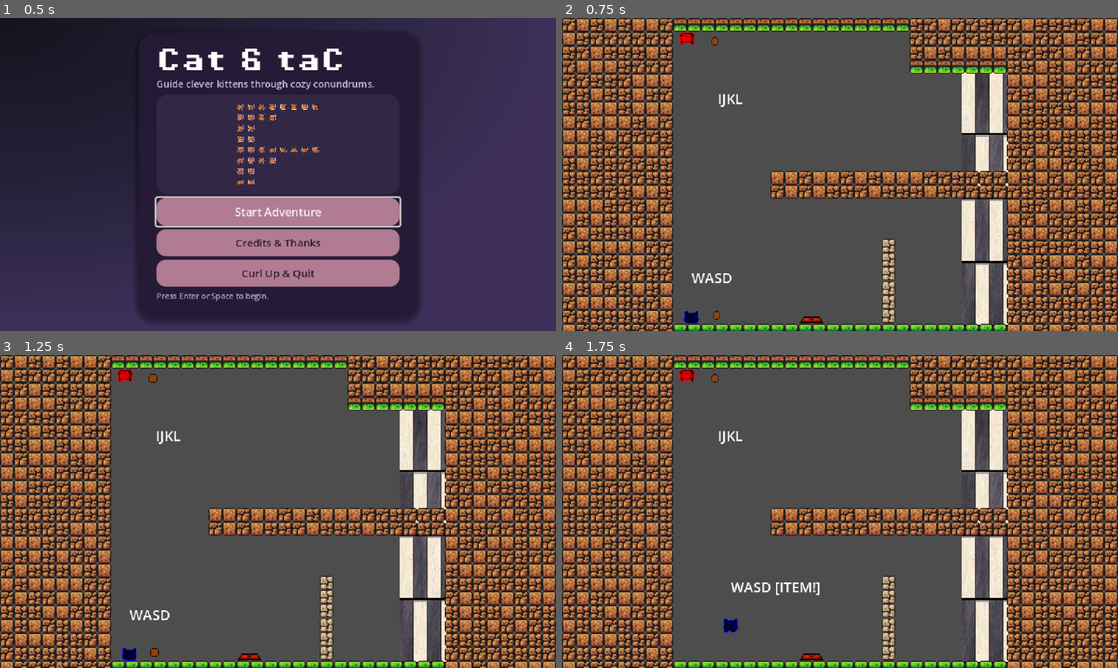
Above: before the commit, frames 1-4 (two rows, left to right).
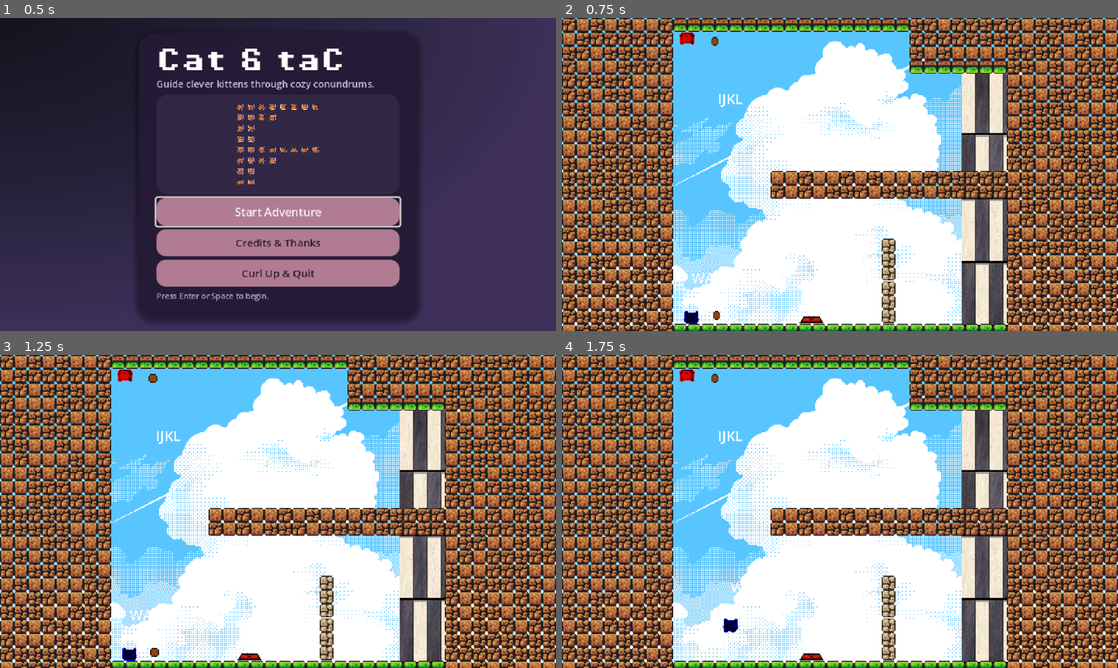
Above: after the commit, the same moments.

Repository: Gosuniak/CC5408-MonoQLDev
Game: Godot game, scene res://ui/main_menu.tscn
Same seed, same stepped clock (60 frames per second), same inputs: the game is played once before the commit and once after it.
Inputs:
- Up to frame 1 (0.5 s): no input
- Up to frame 2 (0.75 s): click "Start Adventure" at 0.5 s
- Up to frame 3 (1.25 s): no input
- Up to frame 4 (1.75 s): tap Enter (ui_accept) at 1.25 s; hold D (jugador1_derecha) from 1.28 s (still down); tap S (jugador1_accion) at 1.35 s; tap W (jugador1_saltar) at 1.52 s

Frame 1 is identical in both runs. In frame 2, 46% of the frame differs, in the area x 0-100%, y 0-99%; in frame 3, 46%; in frame 4, 46%.

Commit message:
Chore: add backgrounds for each level

Diff:
--- /dev/null
+++ b/scenes/fondo.tscn
@@ -0,0 +1,15 @@
+[gd_scene load_steps=2 format=3 uid="uid://bv0ri3wrdhwti"]
+
+[ext_resource type="Script" uid="uid://biv7qshbraqkh" path="res://scripts/fondo.gd" id="1_j6jja"]
+
+[node name="Fondo" type="CanvasLayer"]
+layer = -1
+script = ExtResource("1_j6jja")
+
+[node name="ImagenFondo" type="TextureRect" parent="."]
+anchors_preset = 15
+anchor_right = 1.0
+anchor_bottom = 1.0
+grow_horizontal = 2
+grow_vertical = 2
+stretch_mode = 6
--- a/scenes/nivel1.tscn
+++ b/scenes/nivel1.tscn
@@ -1,7 +1,9 @@
-[gd_scene load_steps=12 format=4 uid="uid://cgfqyw8uotwom"]
+[gd_scene load_steps=14 format=4 uid="uid://cgfqyw8uotwom"]
 
 [ext_resource type="PackedScene" uid="uid://dqqjjdfrm8480" path="res://ui/game_over_menu.tscn" id="1_27y2h"]
+[ext_resource type="PackedScene" uid="uid://bv0ri3wrdhwti" path="res://scenes/fondo.tscn" id="1_nkjvb"]
 [ext_resource type="PackedScene" uid="uid://i2dvjgefufar" path="res://ui/pause_menu.tscn" id="2_1ilxn"]
+[ext_resource type="Texture2D" uid="uid://bq5ltjkak24w4" path="res://assets/backgrounds/fondo4.png" id="2_kkeat"]
 [ext_resource type="PackedScene" uid="uid://c61jjaybhl2kk" path="res://ui/victory_menu.tscn" id="3_smo16"]
 [ext_resource type="TileSet" uid="uid://cy8edx7k0ipbs" path="res://assets/tilemap_platform.tres" id="5_ma4t3"]
 [ext_resource type="PackedScene" uid="uid://jk6lawq8xufx" path="res://scenes/player_bottom.tscn" id="5_smo16"]
@@ -13,6 +15,9 @@
 [ext_resource type="PackedScene" uid="uid://enac381ne0b0" path="res://scenes/caja_madera.tscn" id="11_nkjvb"]
 
 [node name="Nivel1" type="Node2D"]
+
+[node name="Fondo" parent="." instance=ExtResource("1_nkjvb")]
+textura_personalizada = ExtResource("2_kkeat")
 
 [node name="GameOverMenu" parent="." instance=ExtResource("1_27y2h")]
 
--- a/scenes/nivel2.tscn
+++ b/scenes/nivel2.tscn
@@ -1,7 +1,9 @@
-[gd_scene load_steps=13 format=4 uid="uid://bfsk8eoumtqmj"]
+[gd_scene load_steps=15 format=4 uid="uid://bfsk8eoumtqmj"]
 
+[ext_resource type="PackedScene" uid="uid://bv0ri3wrdhwti" path="res://scenes/fondo.tscn" id="1_o066t"]
 [ext_resource type="TileSet" uid="uid://ckruo8fahvgwu" path="res://assets/tilemap_ground.tres" id="1_tf8lp"]
 [ext_resource type="TileSet" uid="uid://bms42ukdtb45t" path="res://assets/spikes_tilemap.tres" id="2_4wggy"]
+[ext_resource type="Texture2D" uid="uid://daeesyfhnxkc" path="res://assets/backgrounds/fondo5.png" id="2_o066t"]
 [ext_resource type="PackedScene" uid="uid://cses64j75up8y" path="res://scenes/player_top.tscn" id="3_4hvoh"]
 [ext_resource type="PackedScene" uid="uid://jk6lawq8xufx" path="res://scenes/player_bottom.tscn" id="4_lnpbi"]
 [ext_resource type="PackedScene" uid="uid://8x722qu4gujo" path="res://scenes/item.tscn" id="5_wf547"]
@@ -14,6 +16,9 @@
 [ext_resource type="PackedScene" uid="uid://c61jjaybhl2kk" path="res://ui/victory_menu.tscn" id="12_o066t"]
 
 [node name="Nivel2" type="Node2D"]
+
+[node name="Fondo" parent="." instance=ExtResource("1_o066t")]
+textura_personalizada = ExtResource("2_o066t")
 
 [node name="TileMapLayer" type="TileMapLayer" parent="."]
 tile_map_data = PackedByteArray("AAAAAAAAAAAAAAEAAgABAAAAAAAAAAEAAgACAAAAAAABAAAAAgADAAAAAAABAAEAAgAEAAAAAAABAAEAAgAFAA …(6960 unchanged characters)…
--- a/scenes/nivel3.tscn
+++ b/scenes/nivel3.tscn
@@ -1,7 +1,9 @@
-[gd_scene load_steps=13 format=4 uid="uid://qhrida7lnt6f"]
+[gd_scene load_steps=15 format=4 uid="uid://qhrida7lnt6f"]
 
 [ext_resource type="TileSet" uid="uid://cy8edx7k0ipbs" path="res://assets/tilemap_platform.tres" id="1_420o1"]
+[ext_resource type="PackedScene" uid="uid://bv0ri3wrdhwti" path="res://scenes/fondo.tscn" id="1_m2eqm"]
 [ext_resource type="PackedScene" uid="uid://rh3ykb6m4myc" path="res://scenes/zona_victoria.tscn" id="2_27ws7"]
+[ext_resource type="Texture2D" uid="uid://l36swyi7rsny" path="res://assets/backgrounds/fondo3.png" id="2_wga1w"]
 [ext_resource type="PackedScene" uid="uid://dtwhy7s72trqm" path="res://scenes/switch.tscn" id="3_25hrh"]
 [ext_resource type="PackedScene" uid="uid://jk6lawq8xufx" path="res://scenes/player_bottom.tscn" id="4_gcwk2"]
 [ext_resource type="PackedScene" uid="uid://cses64j75up8y" path="res://scenes/player_top.tscn" id="5_l75tp"]
@@ -14,6 +16,9 @@
 [ext_resource type="PackedScene" uid="uid://b308f71klvuoi" path="res://scenes/PlataformaVidrio.tscn" id="12_wga1w"]
 
 [node name="Nivel3" type="Node2D"]
+
+[node name="Fondo" parent="." instance=ExtResource("1_m2eqm")]
+textura_personalizada = ExtResource("2_wga1w")
 
 [node name="TileMapLayer" type="TileMapLayer" parent="."]
 tile_map_data = PackedByteArray("AAAHABYAAAABAAEAAgAHABUAAAABAAAAAgAHABQAAAABAAEAAgAHABMAAAABAAAAAgAHABIAAAABAAAAAgAHAB …(6880 unchanged characters)…
--- a/scenes/nivel4.tscn
+++ b/scenes/nivel4.tscn
@@ -1,7 +1,9 @@
-[gd_scene load_steps=16 format=4 uid="uid://v1xowpht3unu"]
+[gd_scene load_steps=18 format=4 uid="uid://v1xowpht3unu"]
 
+[ext_resource type="PackedScene" uid="uid://bv0ri3wrdhwti" path="res://scenes/fondo.tscn" id="1_tect4"]
 [ext_resource type="TileSet" uid="uid://cy8edx7k0ipbs" path="res://assets/tilemap_platform.tres" id="1_ustk4"]
 [ext_resource type="PackedScene" uid="uid://rh3ykb6m4myc" path="res://scenes/zona_victoria.tscn" id="2_63s1x"]
+[ext_resource type="Texture2D" uid="uid://bv2vlgwmqinpj" path="res://assets/backgrounds/fondo1.png" id="2_eyrgt"]
 [ext_resource type="TileSet" uid="uid://bms42ukdtb45t" path="res://assets/spikes_tilemap.tres" id="3_imus7"]
 [ext_resource type="PackedScene" uid="uid://i2dvjgefufar" path="res://ui/pause_menu.tscn" id="4_udej7"]
 [ext_resource type="PackedScene" uid="uid://c61jjaybhl2kk" path="res://ui/victory_menu.tscn" id="5_hoxei"]
@@ -17,6 +19,9 @@
 [ext_resource type="PackedScene" uid="uid://enac381ne0b0" path="res://scenes/caja_madera.tscn" id="15_bna0o"]
 
 [node name="Nivel4" type="Node2D"]
+
+[node name="Fondo" parent="." instance=ExtResource("1_tect4")]
+textura_personalizada = ExtResource("2_eyrgt")
 
 [node name="TileMapLayer" type="TileMapLayer" parent="."]
 tile_map_data = PackedByteArray("AAAAAAAAAAABAAEAAgAAAAEAAAABAAAAAgAAAAIAAAABAAAAAgAAAAMAAAABAAEAAgAAAAQAAAABAAEAAgAAAA …(4624 unchanged characters)…
--- a/scenes/nivel5.tscn
+++ b/scenes/nivel5.tscn
@@ -1,7 +1,9 @@
-[gd_scene load_steps=16 format=4 uid="uid://j4evcn7ksw18"]
+[gd_scene load_steps=18 format=4 uid="uid://j4evcn7ksw18"]
 
+[ext_resource type="PackedScene" uid="uid://bv0ri3wrdhwti" path="res://scenes/fondo.tscn" id="1_gq6qk"]
 [ext_resource type="TileSet" uid="uid://cy8edx7k0ipbs" path="res://assets/tilemap_platform.tres" id="1_ustk4"]
 [ext_resource type="PackedScene" uid="uid://rh3ykb6m4myc" path="res://scenes/zona_victoria.tscn" id="2_63s1x"]
+[ext_resource type="Texture2D" uid="uid://c1qgnms7orvh5" path="res://assets/backgrounds/fondo2.png" id="2_d3a5h"]
 [ext_resource type="TileSet" uid="uid://bms42ukdtb45t" path="res://assets/spikes_tilemap.tres" id="3_imus7"]
 [ext_resource type="PackedScene" uid="uid://i2dvjgefufar" path="res://ui/pause_menu.tscn" id="4_udej7"]
 [ext_resource type="PackedScene" uid="uid://c61jjaybhl2kk" path="res://ui/victory_menu.tscn" id="5_hoxei"]
@@ -17,6 +19,9 @@
 [ext_resource type="PackedScene" uid="uid://enac381ne0b0" path="res://scenes/caja_madera.tscn" id="15_bna0o"]
 
 [node name="Nivel4" type="Node2D"]
+
+[node name="Fondo" parent="." instance=ExtResource("1_gq6qk")]
+textura_personalizada = ExtResource("2_d3a5h")
 
 [node name="TileMapLayer" type="TileMapLayer" parent="."]
 tile_map_data = PackedByteArray("AAAAAAAAAAABAAAAAgAAAAEAAAAAAAEAAgAAAAIAAAAAAAEAAgAAAAMAAAABAAEAAgAAAAQAAAABAAEAAgAAAA …(4944 unchanged characters)…
--- /dev/null
+++ b/scripts/fondo.gd
@@ -0,0 +1,10 @@
+extends CanvasLayer
+
+@onready var imagen_fondo: TextureRect = $ImagenFondo
+
+@export var textura_personalizada: Texture2D
+
+func _ready() -> void:
+	# Si se añadió una textura personalizada, se usa
+	if textura_personalizada:
+		imagen_fondo.texture = textura_personalizada
Binary file added: assets/backgrounds/fondo1.png
Binary file added: assets/backgrounds/fondo2.png
Binary file added: assets/backgrounds/fondo3.png
Binary file added: assets/backgrounds/fondo4.png
Binary file added: assets/backgrounds/fondo5.png
Not shown, added: scripts/fondo.gd.uid
